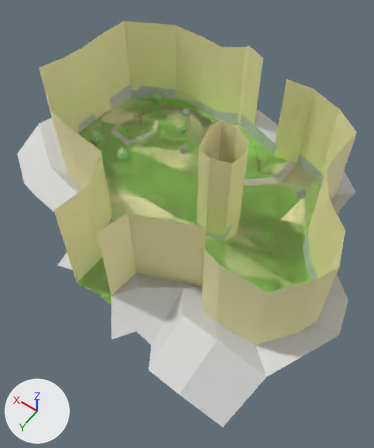
What one commit did to the FBX model fbx/29.fbx.
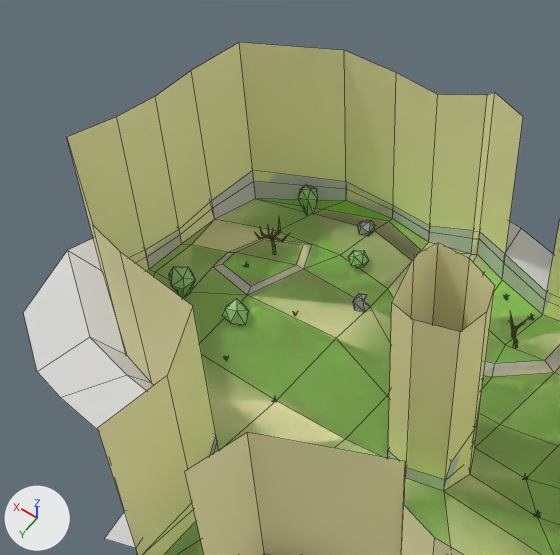
There are two pictures of each version: one whole from a 50 mm lens placed at (0.779, 3.631, 0.892), pointed at (1.146, 3.117, 0.085), one close up on the part from 2% to 75% of the width and 0% to 61% of the height. Arrows for +X, +Y and +Z are at lower left; the lights stay in place. The close-ups show mesh edges as thin lines. Where no turn or scale is listed for an object, it has been applied to the vertices.

The scene before the commit, as lines of its bpy script (objects in view):
```python
me_level29_ncl1_1 = bpy.data.meshes.new('level29_ncl1_1')
me_level29_ncl1_1.from_pydata(...)  # 752 vertices, 884 faces; spans x -0.399..0.399, y -0.328..0.328, z -0.064..0.064
# faces by material slot: [67, 149, 20, 270, 80, 176, 122]
me_level29_ncl1_1.materials.append(mat_grass)  # green #9ded5d
me_level29_ncl1_1.materials.append(mat_rock)  # light grey #d2d2d2
me_level29_ncl1_1.materials.append(mat_grass2)  # green #89d646
me_level29_ncl1_1.materials.append(mat_set_summer_set_summer_wood09)  # yellow #94854a
me_level29_ncl1_1.materials.append(mat_set_summer_set_summer_tree06)  # green #94c279
me_level29_ncl1_1.materials.append(mat_set_summer_set_summer_ground08)  # green #6aa933
me_level29_ncl1_1.materials.append(mat_set_summer_set_summer_greystone04)  # grey #9c9c9c
me_simple_ncl1_1 = bpy.data.meshes.new('simple_ncl1_1')
me_simple_ncl1_1.from_pydata(...)  # 152 vertices, 137 faces; spans x -0.396..0.308, y -0.25..0.311, z -0.013..0.248
me_simple_ncl1_1.materials.append(mat_blinn2)  # beige #faf4b8
ob_level29 = bpy.data.objects.new('level29', me_level29_ncl1_1)
ob_level29.location = (1.198, 3.061, 0.072)
ob_simple = bpy.data.objects.new('simple', me_simple_ncl1_1)
ob_simple.location = (1.24, 3.014, 0.031)
```
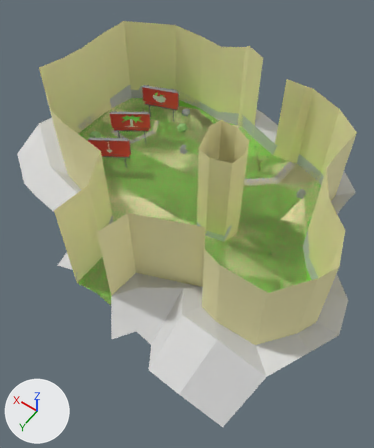
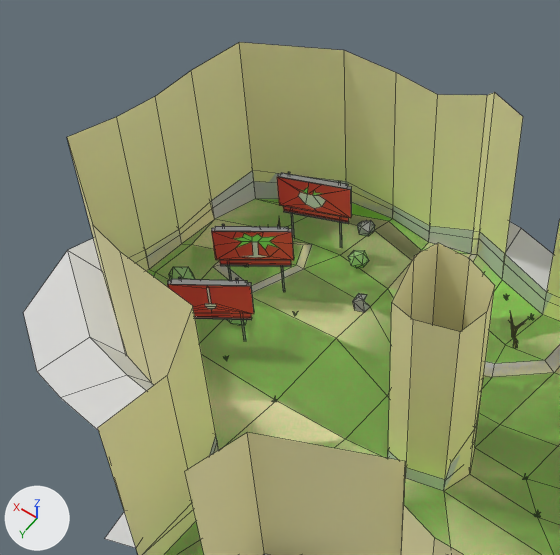
Pixel boxes (x1, y1, x2, y2) of what changed, in the close-ups (560 x 555 px):
```json
{"part": 1, "of": "me_level29_ncl1_1", "change": "added", "after": [167, 172, 352, 341], "on screen": "red"}
```

The change, as JSON lines over the scene's bpy script:
```json
{"op": "add", "block": "mat_lambert2", "code": ["mat_lambert2 = principled_material('lambert2')", "mat_lambert2.base_color = (0.848, 0.0602, 0.0602)  # red #ed4545"]}
{"op": "add", "block": "mat_blinn3", "code": ["mat_blinn3 = principled_material('blinn3')", "mat_blinn3.base_color = (0.247, 0.247, 0.247)  # grey #888888", "mat_blinn3.roughness = 0.749"]}
{"op": "add", "block": "mat_lambert4", "code": ["mat_lambert4 = principled_material('lambert4')", "mat_lambert4.base_color = (0.281, 0.81, 0.156)  # green #90e86e"]}
{"op": "add", "block": "mat_lambert3", "code": ["mat_lambert3 = principled_material('lambert3')", "mat_lambert3.base_color = (0.848, 0.848, 0.848)  # white #ededed"]}
{"block": "me_level29_ncl1_1", "where": "# used by ob_level29; location = (1.198, 3.061, 0.072)"}
{"op": "remove", "block": "me_level29_ncl1_1", "code": "me_level29_ncl1_1.from_pydata(...)  # 752 vertices, 884 faces; spans x -0.399..0.399, y -0.328..0.328, z -0.064..0.064"}
{"op": "add", "block": "me_level29_ncl1_1", "code": "me_level29_ncl1_1.from_pydata(...)  # 953 vertices, 1036 faces; spans x -0.399..0.399, y -0.328..0.328, z -0.064..0.064"}
{"block": "me_level29_ncl1_1", "change": "me_level29_ncl1_1 part 1"}
{"block": "me_level29_ncl1_1", "change": "185 vertices are added at x 0.166..0.256, y -0.226..0.015, z -0.047..0.058"}
{"block": "me_level29_ncl1_1", "change": "10 new vertices lie (0.0, 0.0, 0.041) away from vertices in x 0.166..0.256, y -0.226..0.015, z 0.006..0.013"}
{"block": "me_level29_ncl1_1", "change": "6 new vertices lie (0.067, 0.046, 0.0) away from vertices in x 0.183..0.185, y -0.124..-0.121, z 0.002..0.009"}
{"block": "me_level29_ncl1_1", "change": "90 new faces join them, mat_blinn3 (grey #888888)"}
{"block": "me_level29_ncl1_1", "change": "46 new faces join them, mat_lambert2 (red #ed4545)"}
{"block": "me_level29_ncl1_1", "change": "8 new faces join them, mat_lambert3 (white #ededed)"}
{"block": "me_level29_ncl1_1", "change": "8 new faces join them, mat_lambert4 (green #91e86e)"}
{"op": "add", "block": "me_level29_ncl1_1", "code": "me_level29_ncl1_1.materials.append(mat_blinn3)  # grey #888888"}
{"op": "add", "block": "me_level29_ncl1_1", "code": "me_level29_ncl1_1.materials.append(mat_lambert2)  # red #ed4545"}
{"op": "add", "block": "me_level29_ncl1_1", "code": "me_level29_ncl1_1.materials.append(mat_lambert3)  # white #ededed"}
{"op": "add", "block": "me_level29_ncl1_1", "code": "me_level29_ncl1_1.materials.append(mat_lambert4)  # green #90e86e"}
```
